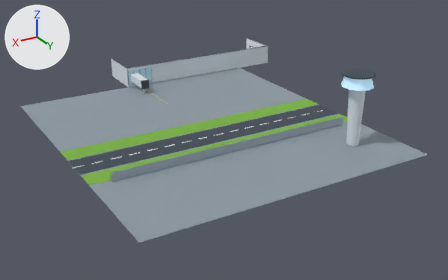
Before and after pictures for a commit that changed the Blender file 3d/blender/blend/airport_terminal.blend.
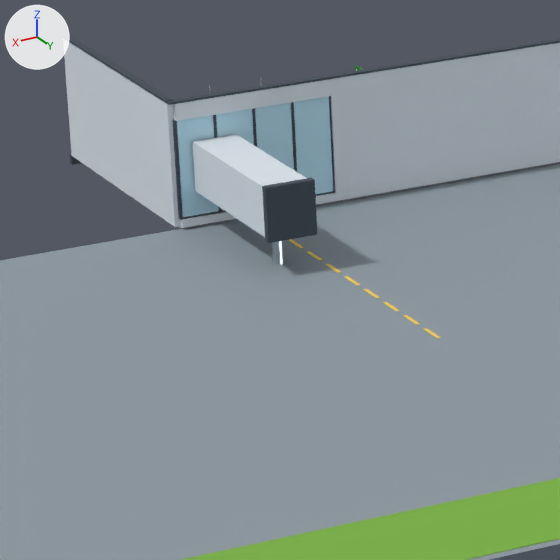
Old and new are each drawn whole from a 50 mm lens placed at (103.0, 194.2, 65.9), pointed at (17.9, 52.3, -5.1) and again close up on the part from 23% to 42% of the width and 19% to 49% of the height. Every picture has the same lights, and +X, +Y and +Z are marked at upper left. The last two pictures show the newer version.

In view in the first close-up: 'AirportTerminal_static'.
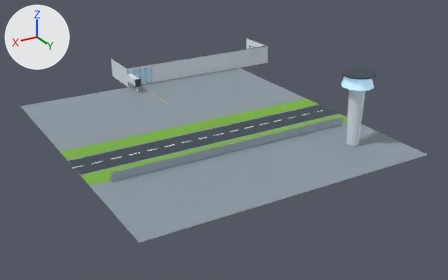
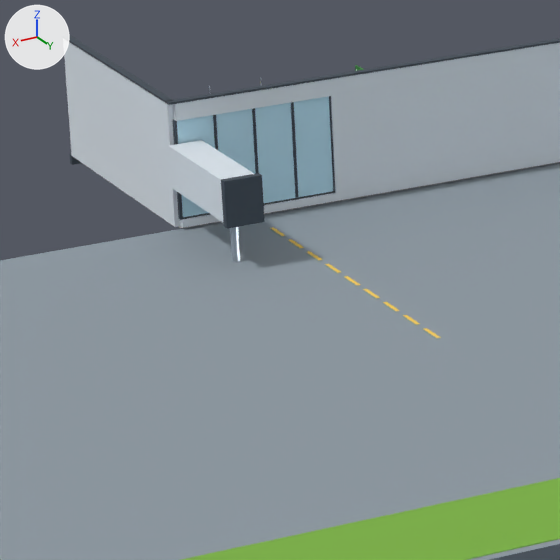
Boxes [x1, y1, x2, y2] around the edits, measured in the close-ups (560 x 560 px; the box of a moved part takes in the faces that stretch with it):
part 1 of me_airportterminal_static, moved or reshaped: before [192, 134, 306, 237]; after [168, 140, 254, 222]
part 2 of me_airportterminal_static, moved or reshaped: before [262, 178, 317, 243]; after [221, 173, 265, 229]
part 3 of me_airportterminal_static, moved or reshaped: before [272, 241, 283, 265]; after [230, 227, 240, 262]

Patch to the scene script:
```diff
--- a/3d/blender/blend/airport_terminal.blend.py
+++ b/3d/blender/blend/airport_terminal.blend.py
@@ me_airportterminal_static @@
 me_airportterminal_static.from_pydata(...)  # 26284 vertices, 18756 faces; spans x -28.4..64.5, y -7.3..97.0, z -0.5..19.5
 # used by ob_airportterminal_static; parent = ob_airportterminal; location = (0.0, 0.0, 0.0)
+# me_airportterminal_static part 1: the loose piece of 8 vertices spanning x 24.8..27.2, y 7.3..16.3, z 1.8..4.4 is scaled about its middle by (0.75, 0.778, 0.846), then moved by (1.6, -1.0, 0.2)
+# me_airportterminal_static part 2: the loose piece of 8 vertices spanning x 24.7..27.3, y 16.1..16.5, z 1.7..4.5 is scaled about its middle by (0.769, 1, 0.857), then moved by (1.6, -2.0, 0.2)
+# me_airportterminal_static part 3: the loose piece of 16 vertices spanning x 25.8..26.2, y 14.2..14.8, z -0.5..2.5 is moved by (1.6, -1.5, 0.1)
 me_airportterminal_static.materials.append(mat_atfloor)
```
